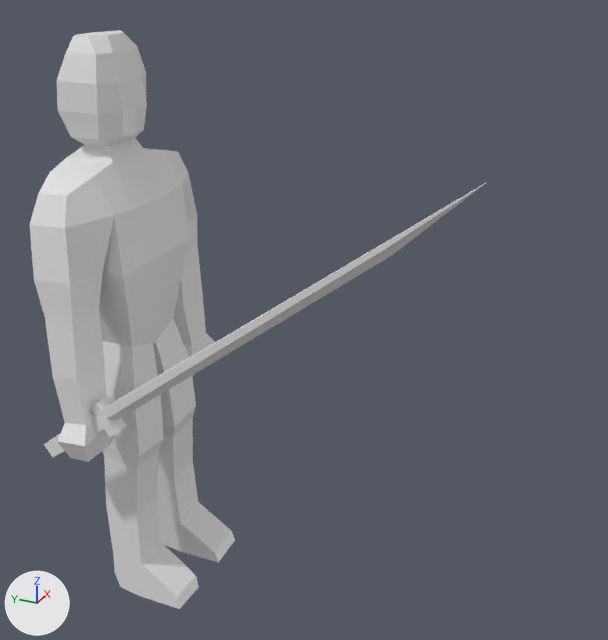
Before and after pictures for a commit that changed the FBX model Assets/Characters/Prefabs/Human/Human.fbx.
One viewpoint serves both versions: a 50 mm lens placed at (-5.16, -3.73, 2.96), pointed at (0.14, -1.34, 0.31). The axes (+X, +Y, +Z) are drawn at lower left. The lights are the same throughout. Where no turn or scale is listed for an object, it has been applied to the vertices.

The first picture shows 'Human', 'Sword'.
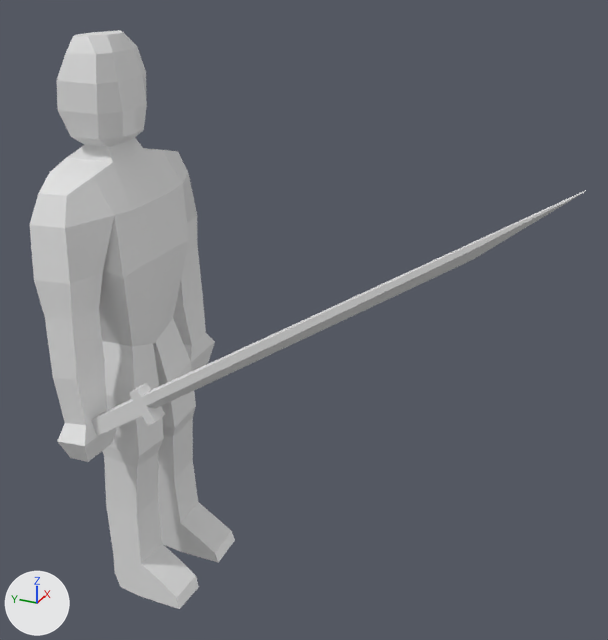
Boxes [x1, y1, x2, y2] around the edits, measured in the pictures (608 x 640 px):
'Sword', moved, turned
    before: [44, 182, 487, 457]
    after: [92, 190, 586, 436]

The change in detail:
Object 'Sword' (ob_sword) moves from (-0.759, 0.177, -0.559) to (-0.759, -0.175, -0.339).
Object 'Sword' (ob_sword) turns from (-53, -1.6, 179) to (-57, -1.7, 179) degrees about x, y and z.
